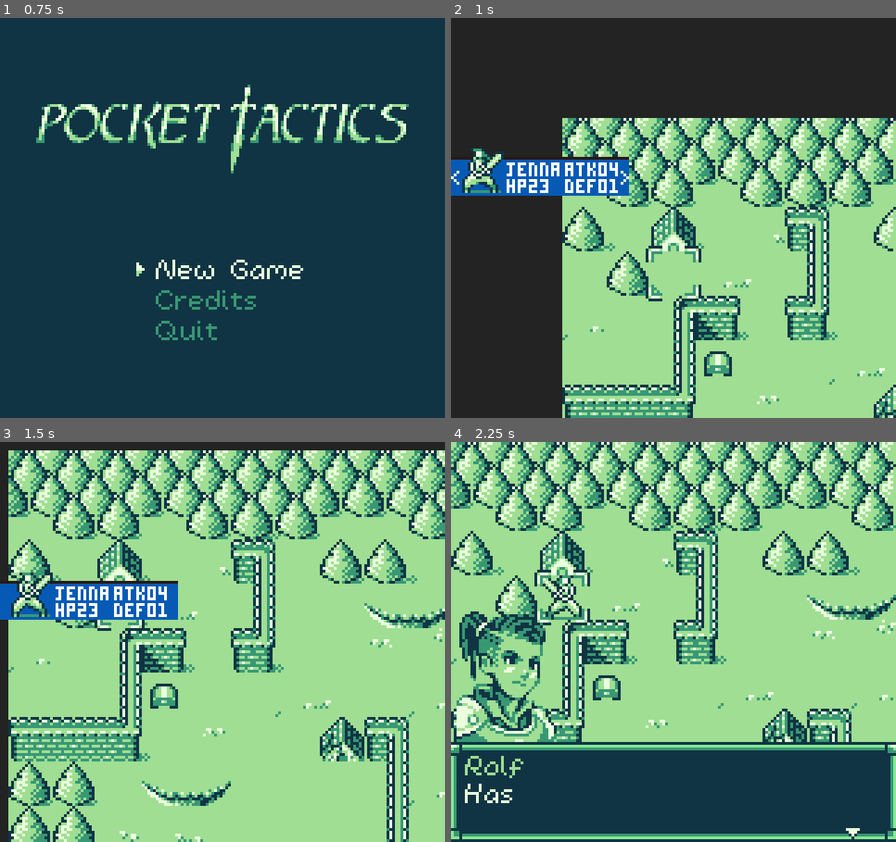
Above: before the commit, frames 1-4 (two rows, left to right).
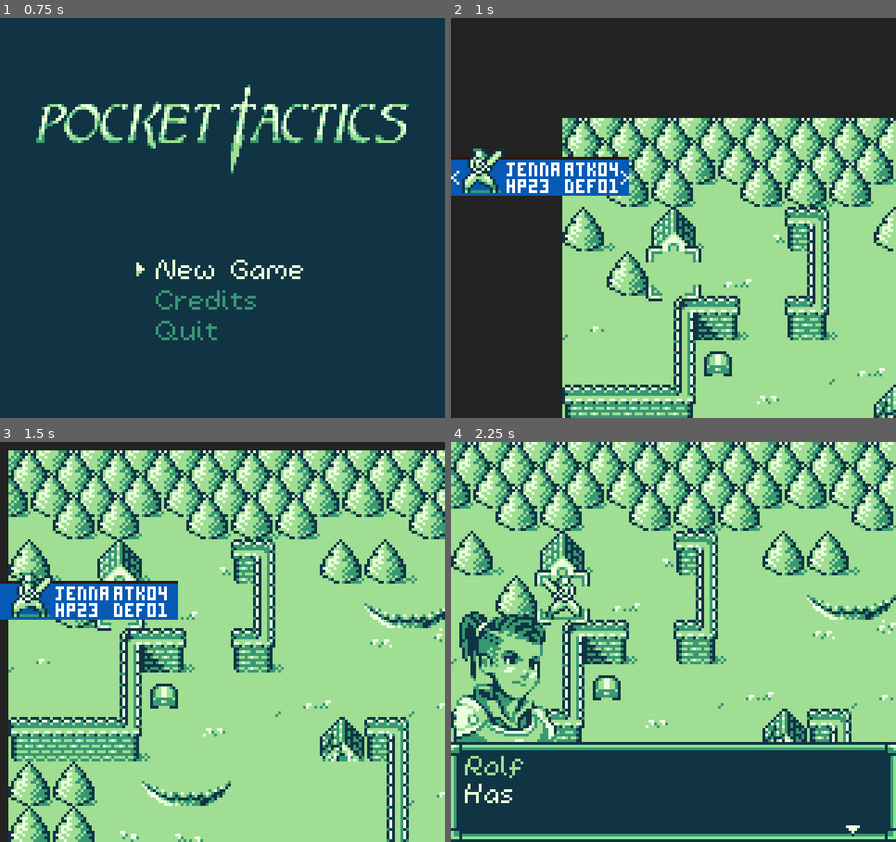
Above: after the commit, the same moments.

Repository: kevinlights/titan_tactics
Game: Godot game, scene res://scenes/landing.tscn
Two runs of this game, one before a commit and one after it. Both use one fixed random seed, a clock stepped at 60 frames per second and the inputs below.
Inputs (mouse positions are in pixels of both pictures, inside the frame that each line leads up to):
- Up to frame 1 (0.75 s): click "New Game" at 0.5 s
- Up to frame 2 (1 s): no input
- Up to frame 3 (1.5 s): move the mouse to (320, 622) at 1.27 s; hold Right (ui_right) from 1.28 s (still down)
- Up to frame 4 (2.25 s): tap Keypad Enter (ui_accept) at 1.52 s; release Right (ui_right) at 2 s; click "Start level" at 2 s

Frame 1 is identical in both runs. In frame 2, 0.3% of the frame differs, in the area x 3-12%, y 32-42%; in frame 3, 0.3%; in frame 4, less than 0.1%.

Commit message:
fix alignment on battle UI

Diff:
--- a/scenes/gui.tscn
+++ b/scenes/gui.tscn
@@ -147,10 +147,6 @@
 atlas = ExtResource( 20 )
 region = Rect2( 90, 18, 18, 18 )
 
-[sub_resource type="AtlasTexture" id=18]
-atlas = ExtResource( 20 )
-region = Rect2( 54, 0, 18, 18 )
-
 [sub_resource type="AtlasTexture" id=19]
 atlas = ExtResource( 20 )
 region = Rect2( 54, 18, 18, 18 )
@@ -266,10 +262,10 @@
 texture = ExtResource( 26 )
 
 [node name="enemyname" type="Label" parent="battle/box_enemy"]
-margin_left = -29.721
-margin_top = -10.5223
-margin_right = 10.279
-margin_bottom = 3.47769
+margin_left = -30.721
+margin_top = -11.5223
+margin_right = 9.279
+margin_bottom = 2.47769
 theme = ExtResource( 22 )
 custom_colors/font_color = Color( 1, 0.945098, 0.909804, 1 )
 text = "Marie"
@@ -278,9 +274,9 @@
 }
 
 [node name="enemylevel" type="Label" parent="battle/box_enemy"]
-margin_left = 13.7094
+margin_left = 15.7094
 margin_top = -12.3626
-margin_right = 53.7094
+margin_right = 55.7094
 margin_bottom = 1.63743
 theme = ExtResource( 22 )
 custom_colors/font_color = Color( 1, 0.945098, 0.909804, 1 )
@@ -291,9 +287,9 @@
 
 [node name="enemyatklevel" type="Label" parent="battle/box_enemy"]
 margin_left = -17.0499
-margin_top = -0.258057
+margin_top = -1.25806
 margin_right = 22.9501
-margin_bottom = 13.7419
+margin_bottom = 12.7419
 theme = ExtResource( 22 )
 custom_colors/font_color = Color( 1, 0.945098, 0.909804, 1 )
 text = "00
@@ -304,9 +300,9 @@
 
 [node name="enemydeflevel" type="Label" parent="battle/box_enemy"]
 margin_left = 15.9093
-margin_top = -0.156128
+margin_top = -1.15613
 margin_right = 55.9093
-margin_bottom = 13.8439
+margin_bottom = 12.8439
 theme = ExtResource( 22 )
 custom_colors/font_color = Color( 1, 0.945098, 0.909804, 1 )
 text = "00
@@ -317,9 +313,9 @@
 
 [node name="enemyhp" type="Label" parent="battle/box_enemy"]
 margin_left = -16.6635
-margin_top = 8.8612
+margin_top = 6.8612
 margin_right = 23.3365
-margin_bottom = 22.8612
+margin_bottom = 20.8612
 theme = ExtResource( 22 )
 custom_colors/font_color = Color( 1, 0.945098, 0.909804, 1 )
 text = "00
@@ -329,7 +325,7 @@
 }
 
 [node name="Enemy" type="Sprite" parent="battle/box_enemy"]
-position = Vector2( 17, -42 )
+position = Vector2( 17, -43 )
 texture = ExtResource( 35 )
 hframes = 2
 frame = 1
@@ -345,14 +341,14 @@
 texture = ExtResource( 28 )
 
 [node name="Player" type="Sprite" parent="battle/box_ally"]
-position = Vector2( -17.746, -42.047 )
+position = Vector2( -17.746, -43.047 )
 texture = ExtResource( 35 )
 hframes = 2
 
 [node name="playerlevel" type="Label" parent="battle/box_ally"]
-margin_left = 13.7445
+margin_left = 15.7445
 margin_top = -11.6735
-margin_right = 53.7445
+margin_right = 55.7445
 margin_bottom = 2.32654
 theme = ExtResource( 22 )
 custom_colors/font_color = Color( 1, 0.945098, 0.909804, 1 )
@@ -363,9 +359,9 @@
 
 [node name="playername" type="Label" parent="battle/box_ally"]
 margin_left = -31.1581
-margin_top = -10.9374
+margin_top = -11.9374
 margin_right = 8.84195
-margin_bottom = 3.06264
+margin_bottom = 2.06264
 theme = ExtResource( 22 )
 custom_colors/font_color = Color( 1, 0.945098, 0.909804, 1 )
 text = "Marie"
@@ -374,9 +370,9 @@
 }
 
 [node name="playeratklevel" type="Label" parent="battle/box_ally"]
-margin_left = -16.0678
+margin_left = -17.0678
 margin_top = -0.81588
-margin_right = 23.9322
+margin_right = 22.9322
 margin_bottom = 13.1841
 theme = ExtResource( 22 )
 custom_colors/font_color = Color( 1, 0.945098, 0.909804, 1 )
@@ -387,9 +383,9 @@
 
 [node name="playerdeflevel" type="Label" parent="battle/box_ally"]
 margin_left = 15.6839
-margin_top = -0.0444946
+margin_top = -1.04449
 margin_right = 55.6839
-margin_bottom = 13.9555
+margin_bottom = 12.9555
 theme = ExtResource( 22 )
 custom_colors/font_color = Color( 1, 0.945098, 0.909804, 1 )
 text = "00"
@@ -398,10 +394,10 @@
 }
 
 [node name="playerhp" type="Label" parent="battle/box_ally"]
-margin_left = -16.3368
-margin_top = 7.68463
-margin_right = 23.6632
-margin_bottom = 21.6846
+margin_left = -17.3368
+margin_top = 6.68463
+margin_right = 22.6632
+margin_bottom = 20.6846
 theme = ExtResource( 22 )
 custom_colors/font_color = Color( 1, 0.945098, 0.909804, 1 )
 text = "00"
@@ -416,28 +412,28 @@
 default_color = Color( 0.988235, 0.933333, 0.898039, 1 )
 
 [node name="PlayerType" type="Sprite" parent="battle"]
-position = Vector2( 66.958, 4.56255 )
+position = Vector2( 59.958, 0.56255 )
 texture = ExtResource( 41 )
 vframes = 4
 hframes = 2
 
 [node name="PlayerAdvantage" type="AnimatedSprite" parent="battle"]
-position = Vector2( 55.5761, 3.49651 )
+position = Vector2( 51.5761, 0.49651 )
 frames = SubResource( 5 )
 animation = "down"
+frame = 1
 playing = true
 
 [node name="EnemyType" type="Sprite" parent="battle"]
-position = Vector2( 101.683, 4.7991 )
+position = Vector2( 107.683, 0.7991 )
 texture = ExtResource( 41 )
 vframes = 4
 hframes = 2
 
 [node name="EnemyAdvantage" type="AnimatedSprite" parent="battle"]
-position = Vector2( 112.938, 2.85042 )
+position = Vector2( 116.938, 0.85042 )
 frames = SubResource( 10 )
 animation = "down"
-frame = 1
 playing = true
 
 [node name="vs" type="Sprite" parent="battle"]
@@ -640,7 +636,6 @@
 visible = false
 position = Vector2( 0.407799, -11.0781 )
 frames = SubResource( 13 )
-frame = 1
 playing = true
 centered = false
 offset = Vector2( -8, -2 )
@@ -662,7 +657,6 @@
 visible = false
 position = Vector2( 0, 1 )
 frames = SubResource( 13 )
-frame = 1
 playing = true
 centered = false
 offset = Vector2( -8, 8 )
@@ -671,7 +665,6 @@
 [node name="arrow" type="AnimatedSprite" parent="weaponswap"]
 position = Vector2( 44.6813, 29.1062 )
 frames = SubResource( 16 )
-frame = 1
 playing = true
 
 [node name="lvlup" type="Control" parent="."]
@@ -784,6 +777,7 @@
 [node name="arrow" type="AnimatedSprite" parent="lvlup"]
 position = Vector2( 48.6813, 58.1062 )
 frames = SubResource( 16 )
+frame = 1
 playing = true
 
 [node name="Control" type="Control" parent="lvlup"]
@@ -809,7 +803,6 @@
 
 [node name="focus" type="AnimatedSprite" parent="lvlup/Control/Ok"]
 frames = SubResource( 13 )
-frame = 1
 playing = true
 centered = false
 offset = Vector2( -2, 8 )
@@ -922,7 +915,6 @@
 position = Vector2( 11, 55 )
 frames = SubResource( 23 )
 animation = "fighter"
-frame = 1
 playing = true
 
 [node name="win" type="Control" parent="."]
@@ -1007,6 +999,7 @@
 visible = false
 position = Vector2( -2, 0 )
 frames = SubResource( 26 )
+frame = 1
 playing = true
 centered = false
 offset = Vector2( -1, 9 )
@@ -1026,6 +1019,7 @@
 visible = false
 position = Vector2( -2, -11.4519 )
 frames = SubResource( 26 )
+frame = 1
 playing = true
 centered = false
 offset = Vector2( -1, 20 )
@@ -1114,6 +1108,7 @@
 visible = false
 position = Vector2( -2, 0 )
 frames = SubResource( 26 )
+frame = 1
 playing = true
 centered = false
 offset = Vector2( -1, 9 )
@@ -1133,6 +1128,7 @@
 visible = false
 position = Vector2( -2, -11.4519 )
 frames = SubResource( 26 )
+frame = 1
 playing = true
 centered = false
 offset = Vector2( -1, 20 )
@@ -1190,6 +1186,7 @@
 visible = false
 position = Vector2( 145, 32 )
 frames = SubResource( 29 )
+frame = 1
 playing = true
 
 [node name="textsfx" type="AudioStreamPlayer" parent="dialogue"]
@@ -1223,6 +1220,7 @@
 [node name="focus" type="AnimatedSprite" parent="dialogue/branches/trigger_1"]
 visible = false
 frames = SubResource( 32 )
+frame = 1
 playing = true
 centered = false
 offset = Vector2( -2, 2 )
@@ -1257,6 +1255,7 @@
 [node name="focus" type="AnimatedSprite" parent="dialogue/branches/trigger_2"]
 visible = false
 frames = SubResource( 32 )
+frame = 1
 playing = true
 centered = false
 offset = Vector2( -2, 2 )
@@ -1288,6 +1287,7 @@
 
 [node name="focus" type="AnimatedSprite" parent="dialogue/branches/trigger_3"]
 frames = SubResource( 32 )
+frame = 1
 playing = true
 centered = false
 offset = Vector2( -2, 2 )
